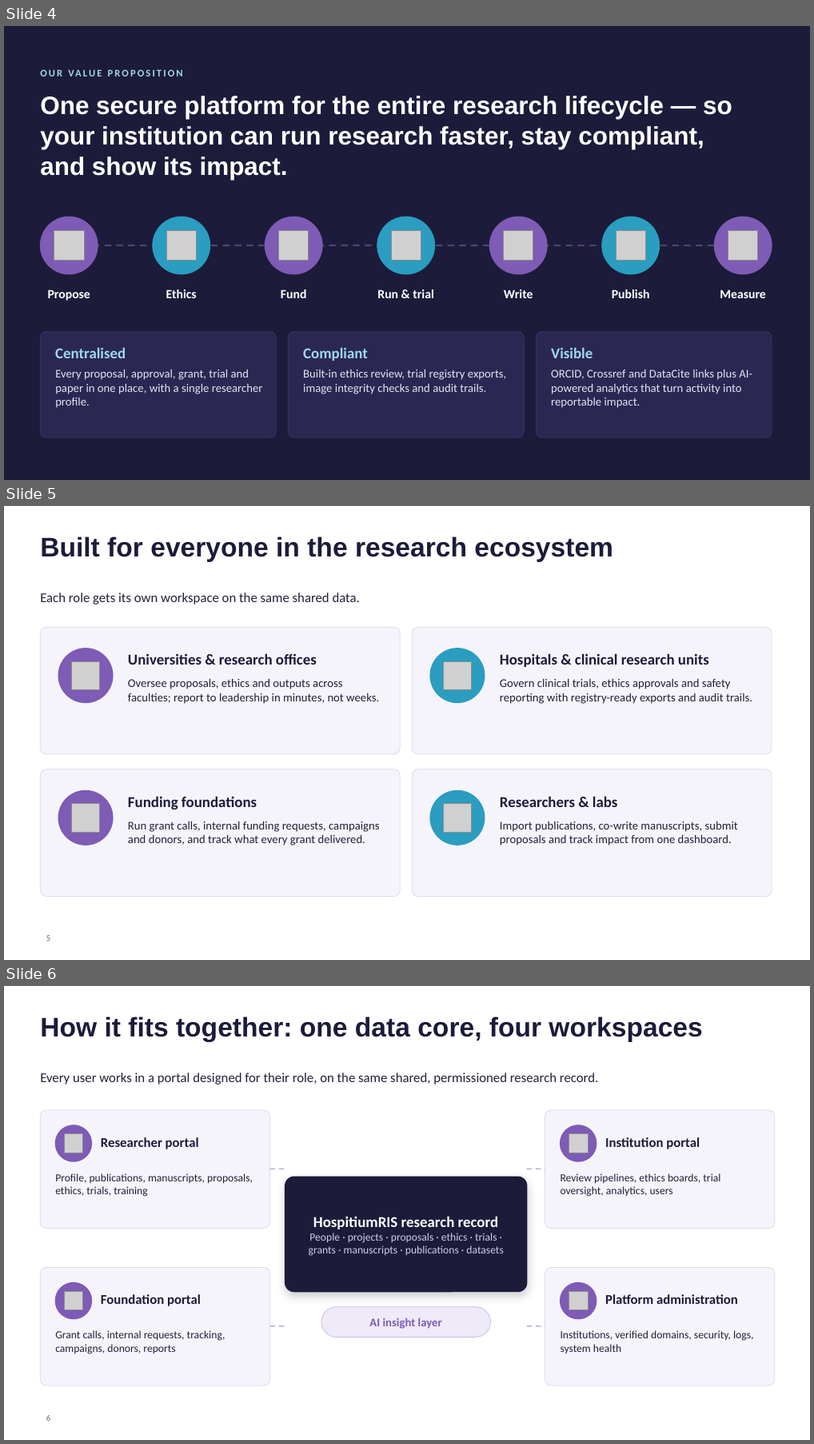
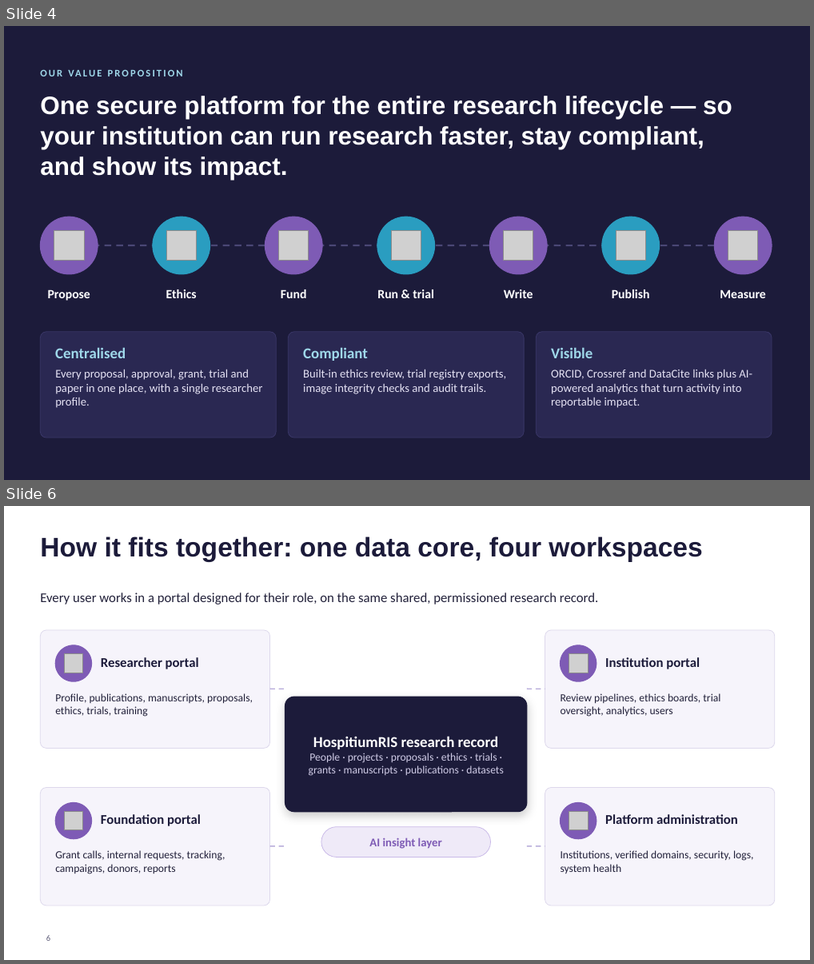
Before and after one commit to HospitiumRIS/HospitiumRIS, a slide deck: Claude outputs/HospitiumRIS_Client_Pitch.pptx. Shown one above the other, each under a label of ours: slides 4, 5 and 6 before the commit, slides 4 and 6 after it; the slides between them are not shown. The pictures are 814x1444 and 814x964 pixels, drawn with LibreOffice and Linux fonts; fonts in the diff are those of the drawing; grey boxes stand for pictures; background and template pictures are left out. Boxes give left, top, right and bottom in pixels: in the first picture for what was removed or moved away, otherwise in the second. Text is boxed around its words. In the diff, an @@ line names an element or a change of style, - is before the commit and + after.

```diff
--- a/Claude outputs/HospitiumRIS_Client_Pitch.pptx
+++ b/Claude outputs/HospitiumRIS_Client_Pitch.pptx
@@ slide 5 removed at [4, 506, 810, 960], background #FFFFFF @@
@@ title removed at [40, 536, 614, 562] @@
-Built for everyone in the research ecosystem
@@ text removed at [40, 592, 360, 604] @@
-Each role gets its own workspace on the same shared data.
@@ rounded rectangle removed at [40, 627, 400, 754] @@
@@ ellipse removed at [58, 648, 113, 703] @@
@@ rounded rectangle removed at [412, 627, 772, 754] @@
@@ ellipse removed at [430, 648, 485, 703] @@
@@ picture removed at [72, 661, 100, 690] @@
@@ text removed at [128, 653, 317, 664] @@
-Universities & research offices
@@ picture removed at [444, 661, 472, 690] @@
@@ text removed at [500, 653, 710, 667] @@
-Hospitals & clinical research units
@@ text removed at [128, 678, 379, 704] @@
-Oversee proposals, ethics and outputs across faculties; report to leadership in minutes, not weeks.
@@ text removed at [500, 678, 753, 704] @@
-Govern clinical trials, ethics approvals and safety reporting with registry-ready exports and audit trails.
@@ rounded rectangle removed at [40, 769, 400, 896] @@
@@ rounded rectangle removed at [412, 769, 772, 896] @@
@@ ellipse removed at [58, 790, 113, 844] @@
@@ ellipse removed at [430, 790, 485, 844] @@
@@ picture removed at [72, 804, 100, 832] @@
@@ text removed at [128, 796, 257, 809] @@
-Funding foundations
@@ picture removed at [444, 804, 472, 832] @@
@@ text removed at [500, 796, 618, 807] @@
-Researchers & labs
@@ text removed at [128, 820, 379, 845] @@
-Run grant calls, internal funding requests, campaigns and donors, and track what every grant delivered.
@@ text removed at [500, 820, 738, 845] @@
-Import publications, co-write manuscripts, submit proposals and track impact from one dashboard.
@@ page number removed at [46, 935, 50, 940] @@
-5
```
Also in this commit, not shown: 1 slide changed, 1 slide added, 2 other slides removed, 15 other files.
